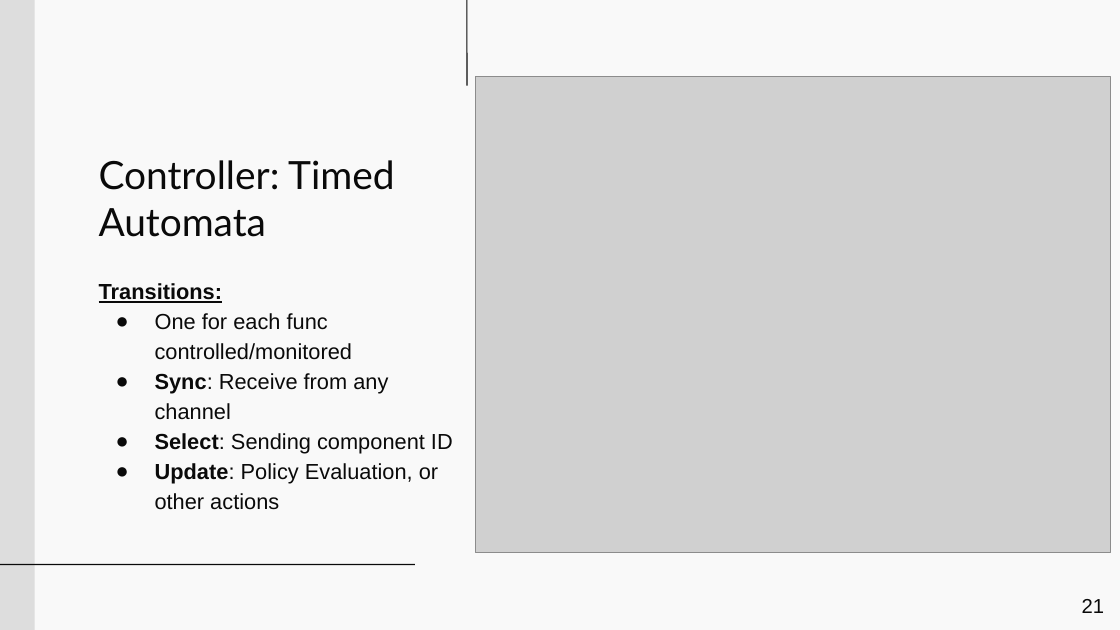
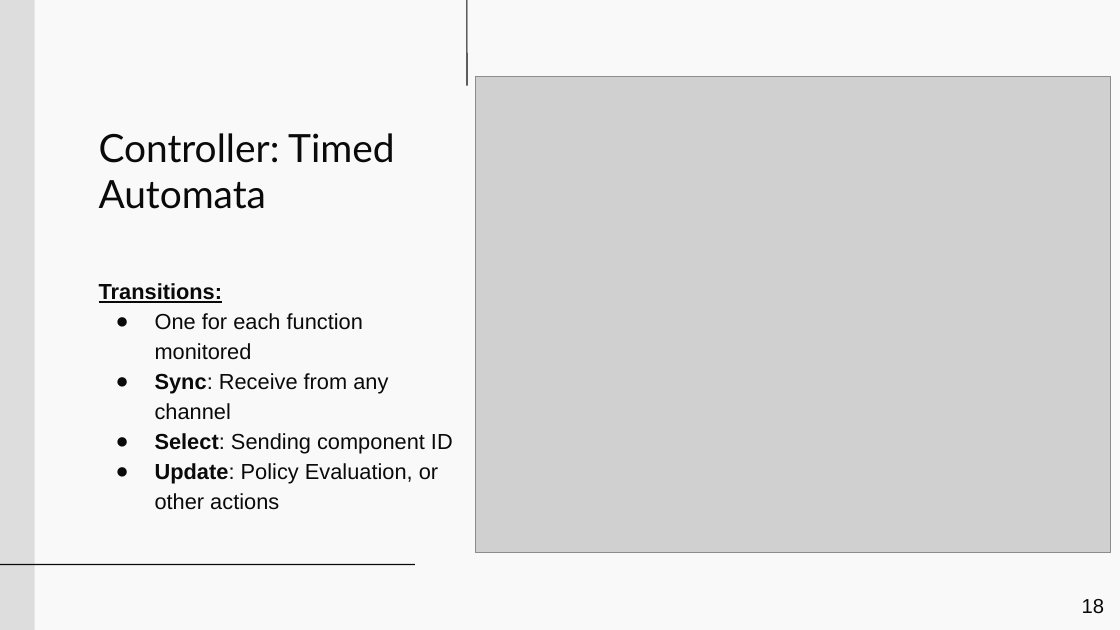
Before and after one commit to nathan-joslin/BrowserFingerprintingFormalization, a slide deck: slide 18 of presentation/NordSec2024.odp (slide 21 before the commit). Drawn at 1120x630 pixels with LibreOffice and Linux fonts; fonts in the diff are those of the drawing; grey boxes stand for pictures. Boxes give left, top, right and bottom in pixels: in the first picture for what was removed or moved away, otherwise in the second. Text is boxed around its words. In the diff, an @@ line names an element or a change of style, - is before the commit and + after.

```diff
--- a/presentation/NordSec2024.odp
+++ b/presentation/NordSec2024.odp
@@ title "Controller: Timed Automata": place and size @@
-title "Controller: Timed Automata" at <box>99,160,394,237</box>
+title "Controller: Timed Automata" at <box>99,133,394,209</box>
@@ subtitle at <box>155,313,363,360</box>: text changed @@
-● One for each func controlled/monitored
+● One for each function monitored
@@ page number at <box>1082,599,1104,614</box>: text changed @@
-21
+18
```
Also in this commit, not shown: 7 other slides changed, 5 slides added, 3 slides removed, 6 other files.
